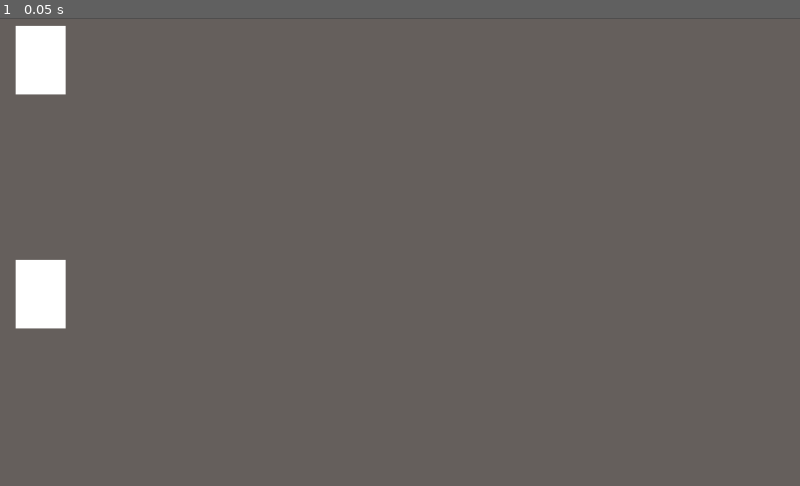
Above: before the commit, frame 1.
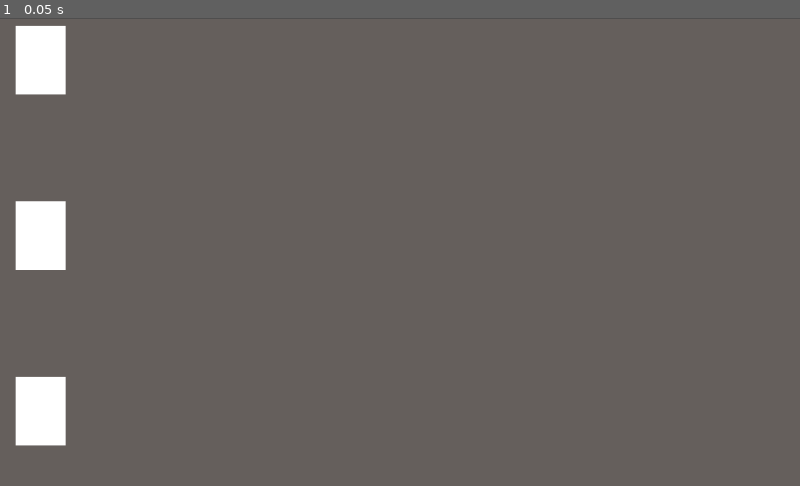
Above: after the commit, the same moment.

Repository: Multi-User-Domain/Realm
Game: Godot game, scene res://Main.tscn
The game is run twice, just before and just after one commit, with the same random seed, the same clock (stepped at 60 frames per second) and the same inputs.
Inputs:
- Up to frame 1 (0.05 s): no input

The runs differ from the first frame. In frame 1, 2.5% of the frame differs, in the area x 1-9%, y 39-92%.

Commit message:
redesign layout

Diff:
--- a/Main.gd
+++ b/Main.gd
@@ -1,15 +1,13 @@
 extends Node2D
 
 
-# Declare member variables here, e.g.
-# var a = 2
-
 # when the node is loaded into the scene we fetch references to its children
 onready var HUD = get_node("HUD")
-onready var player1_hand = get_node("Player1Hand")
-onready var player1_active = get_node("Player1Active")
-onready var player2_active = get_node("Player2Active")
-onready var player2_hand = get_node("Player2Hand")
+onready var player1_avatar = get_node("Player1Avatar")
+onready var player1_cards = get_node("Player1Cards")
+onready var player2_cards = get_node("Player2Cards")
+onready var player2_avatar = get_node("Player2Avatar")
+onready var card_tray = get_node("CardTray")
 
 # preload scenes that we want to instantiate programatically
 var card_scene = preload("res://obj/card/Card.tscn")
@@ -24,21 +22,31 @@
 # Called when the node enters the scene tree for the first time.
 func _ready():
 	# init game
-	# position parts of the UI
+	# position the UI in segments
 	var viewport_size = get_viewport().size
 	var y_margin = 5
 	var quarter_height = viewport_size.y * 0.25
 	var x_margin = 10
-	player1_hand.set_position(Vector2(x_margin, y_margin))
-	player1_active.set_position(Vector2(x_margin, y_margin + quarter_height))
-	player2_active.set_position(Vector2(x_margin, y_margin + (quarter_height * 2)))
-	player2_hand.set_position(Vector2(x_margin, y_margin + (quarter_height * 3)))
+
+	# top 3 quarters for the arena
+	var three_quarters = quarter_height * 3
+	var arena_quarter = three_quarters * 0.25
+
+	# of that split into 4 (each player has an avatar and a card field)
+	player1_avatar.set_position(Vector2(x_margin, y_margin))
+	player1_cards.set_position(Vector2(x_margin, y_margin + arena_quarter))
+	player2_cards.set_position(Vector2(x_margin, y_margin + (arena_quarter * 2)))
+	player2_avatar.set_position(Vector2(x_margin, y_margin + (arena_quarter * 3)))
+
+	# bottom quarter for player card actions
+	card_tray.set_position(Vector2(x_margin, y_margin + (quarter_height * 3)))
 
 	# spawn placeholder cards to test placement
-	_add_card_to_node(player1_hand)
-	_add_card_to_node(player1_active)
-	_add_card_to_node(player2_active)
-	_add_card_to_node(player2_hand)
+	_add_card_to_node(player1_avatar)
+	_add_card_to_node(player1_cards)
+	_add_card_to_node(player2_cards)
+	_add_card_to_node(player2_avatar)
+	_add_card_to_node(card_tray)
 
 func _input(event):
 	if event is InputEventMouseButton and event.pressed:
--- a/Main.tscn
+++ b/Main.tscn
@@ -12,13 +12,15 @@
 scale = Vector2( 34.6094, 22.1406 )
 texture = ExtResource( 3 )
 
-[node name="Player1Hand" type="Node2D" parent="."]
+[node name="Player1Avatar" type="Node2D" parent="."]
 
-[node name="Player1Active" type="Node2D" parent="."]
+[node name="Player1Cards" type="Node2D" parent="."]
 
-[node name="Player2Active" type="Node2D" parent="."]
+[node name="Player2Cards" type="Node2D" parent="."]
 
-[node name="Player2Hand" type="Node2D" parent="."]
+[node name="Player2Avatar" type="Node2D" parent="."]
+
+[node name="CardTray" type="Node2D" parent="."]
 
 [node name="HUD" type="CanvasLayer" parent="."]
 script = ExtResource( 2 )
--- a/obj/card/Card.gd
+++ b/obj/card/Card.gd
@@ -1,5 +1,7 @@
 extends Node2D
 
+# Declare member variables here, e.g.
+# var a = 2
 
 onready var game = get_tree().current_scene
 
